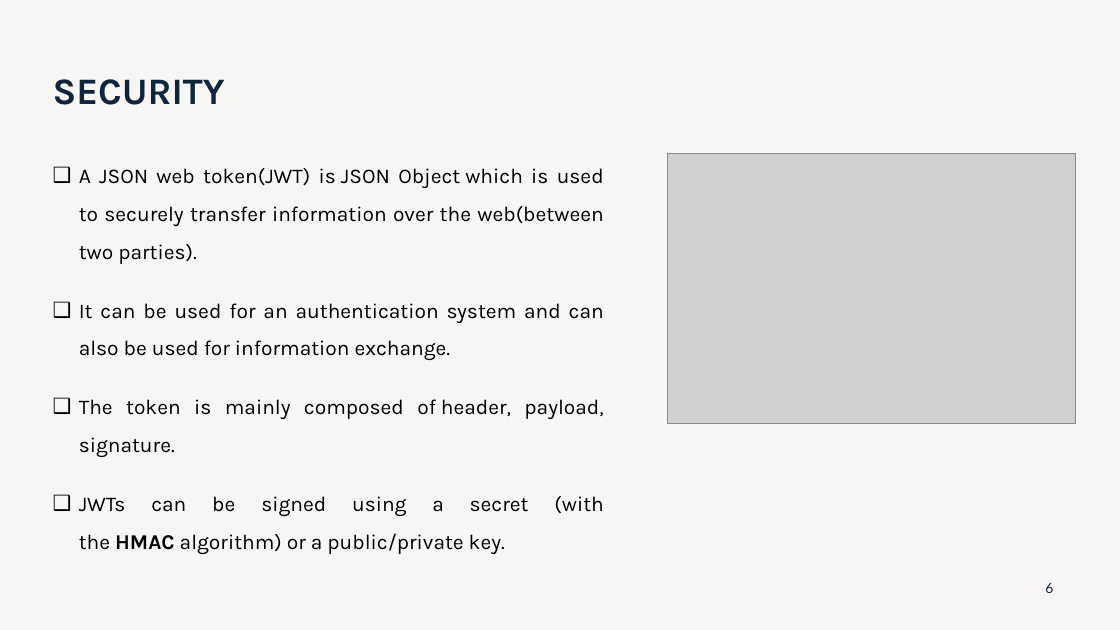
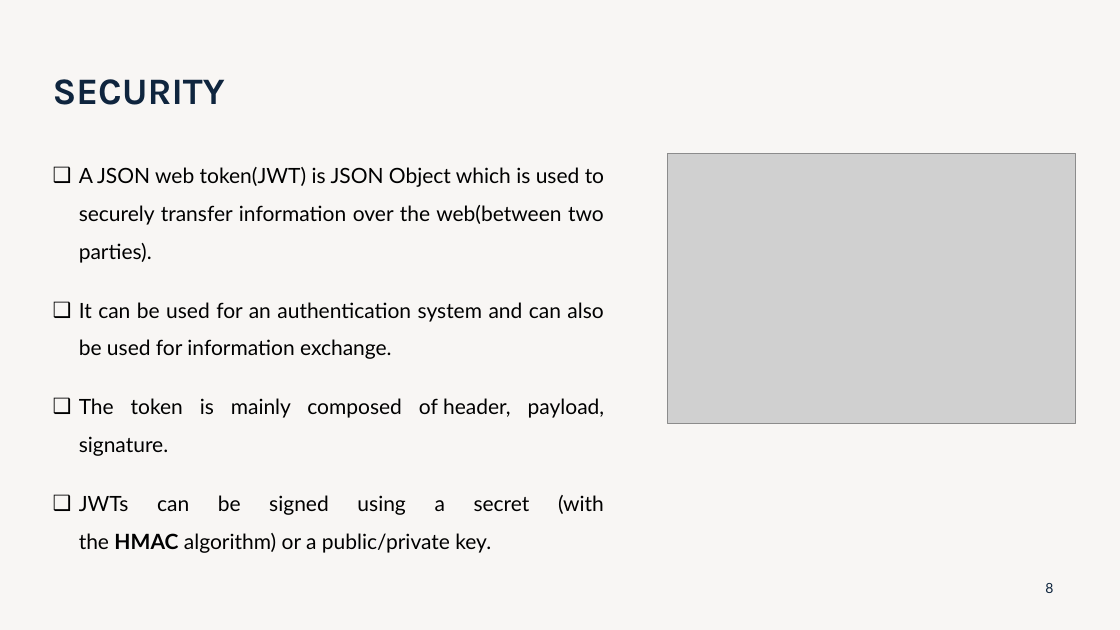
Before and after one commit to vishwanath231/docker-voting-app, a slide deck: slide 8 of doc/E-VOTING APPLICATION.pptx (slide 6 before the commit). Drawn at 1120x630 pixels with LibreOffice and Linux fonts; fonts in the diff are those of the drawing; grey boxes stand for pictures. Boxes give left, top, right and bottom in pixels: in the first picture for what was removed or moved away, otherwise in the second. Text is boxed around its words. In the diff, an @@ line names an element or a change of style, - is before the commit and + after.

```diff
--- a/doc/E-VOTING APPLICATION.pptx
+++ b/doc/E-VOTING APPLICATION.pptx
@@ text "A JSON web token(JWT) is ..." at <box>79,167,605,553</box>: font Karla to Lato @@
@@ page number at <box>1045,583,1053,593</box>: text changed @@
-6
+8
```
Also in this commit, not shown: 2 other slides changed, 2 slides added, 1 other file.
